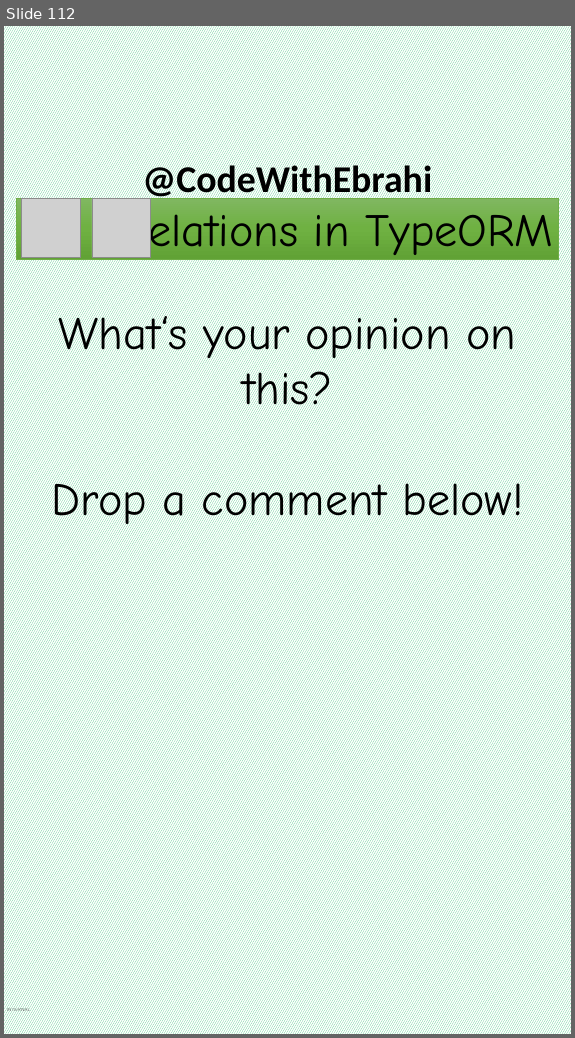
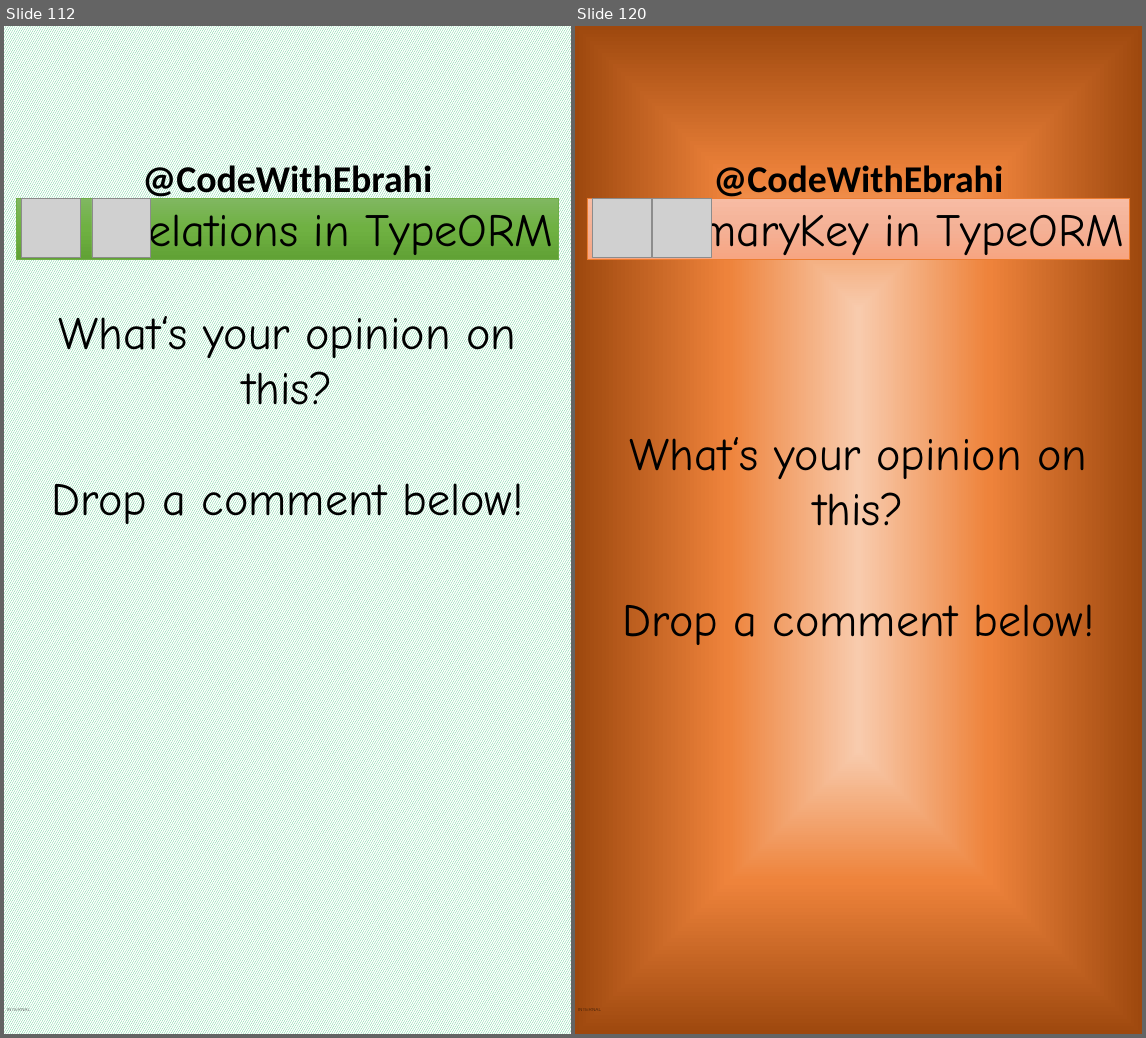
Before and after one commit to ebrahimsalehi1/python_codes, a slide deck: assets/images.pptx. Shown side by side, each under a label of ours: slide 112 before the commit, slides 112 and 120 after it; the slides between them are not shown. The pictures are 575x1038 and 1146x1038 pixels, drawn with LibreOffice and Linux fonts; fonts in the diff are those of the drawing; grey boxes stand for pictures; background and template pictures are left out. Boxes give left, top, right and bottom in pixels: in the first picture for what was removed or moved away, otherwise in the second. Text is boxed around its words. In the diff, an @@ line names an element or a change of style, - is before the commit and + after.

```diff
--- a/assets/images.pptx
+++ b/assets/images.pptx
@@ slide 120 added at (575,26,1142,1034), background gradient #F8CBAD to #EE843B to #9E480E; not listed: 2 template elements that a slide beside it also shows @@
@@ rectangle added at (587,198,1129,259), fill gradient #F7BDA5 to #F5B196 to #F8A582, outline #ED7D31 0.5 pt, 66 pt, text #000000 @@
+PrimaryKey in TypeORM
@@ picture added at (593,199,651,257) @@
@@ picture added at (653,199,711,257) @@
@@ text added at (623,430,1094,650), 66 pt, text #000000 @@
+What‘s your opinion on this?
+Drop a comment below!
```
Also in this commit, not shown: 7 other slides added, 31 other files.
